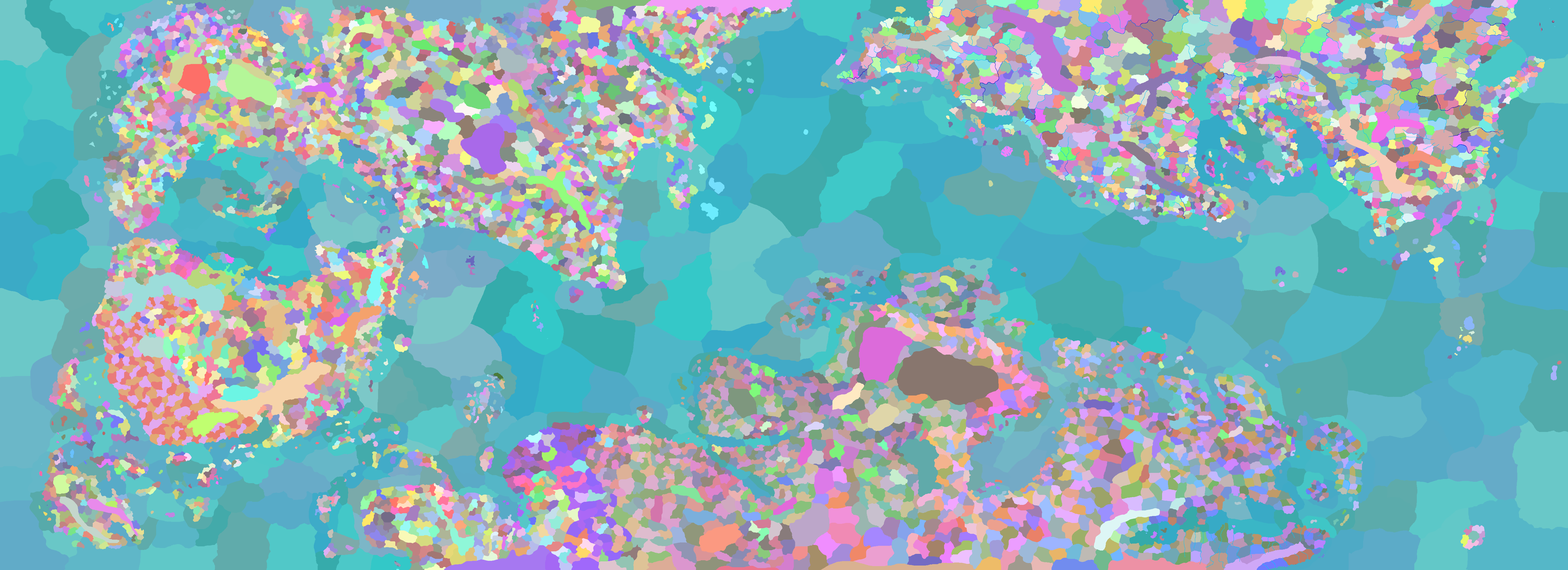
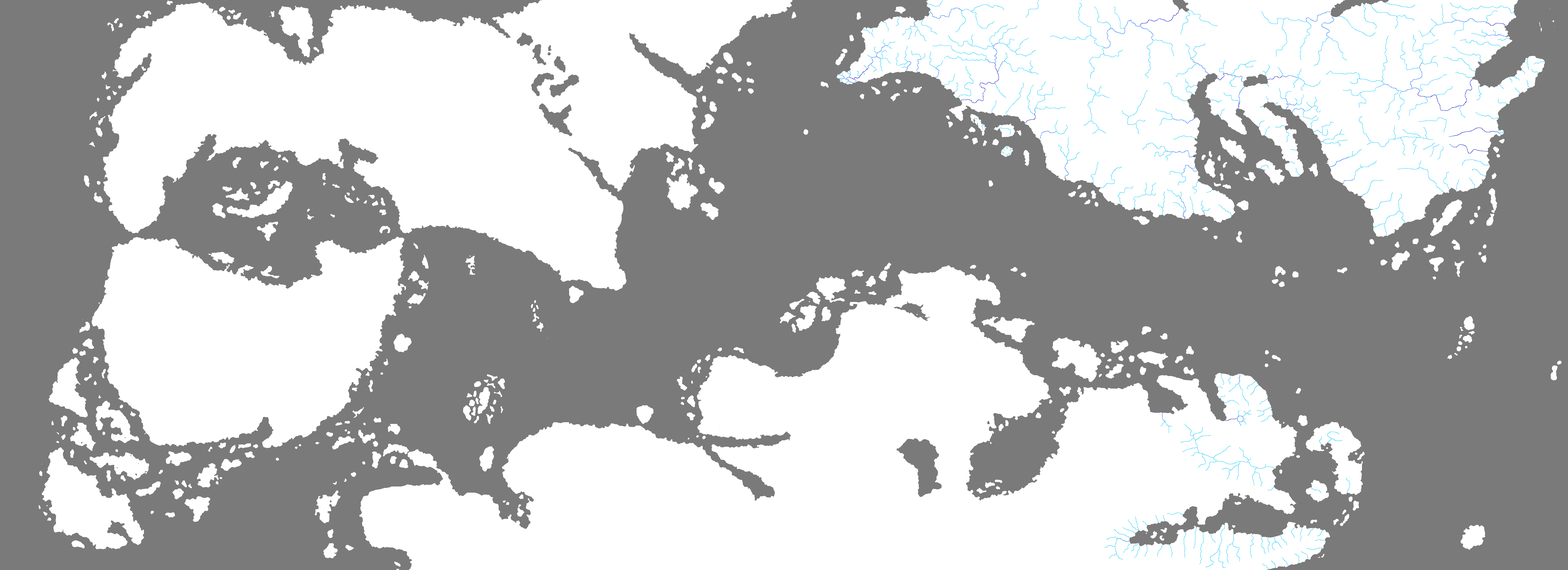
Two versions of the same layered image (1568 × 570). Layer-by-layer changes:
painted on "River" over left=1104, top=373, right=1350, bottom=560
"heightmap": opacity 40% → 100% over left=0, top=0, right=1568, bottom=570
